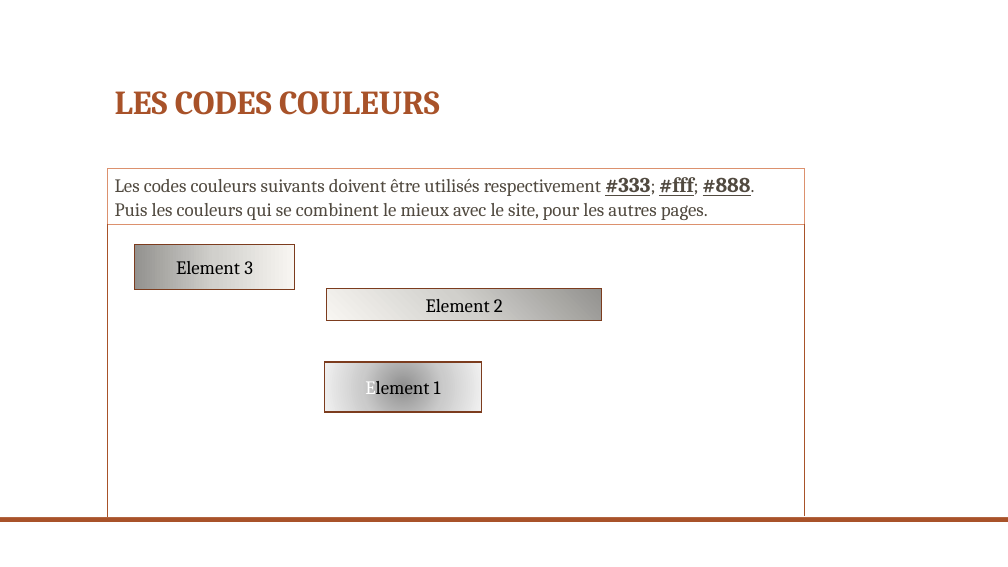
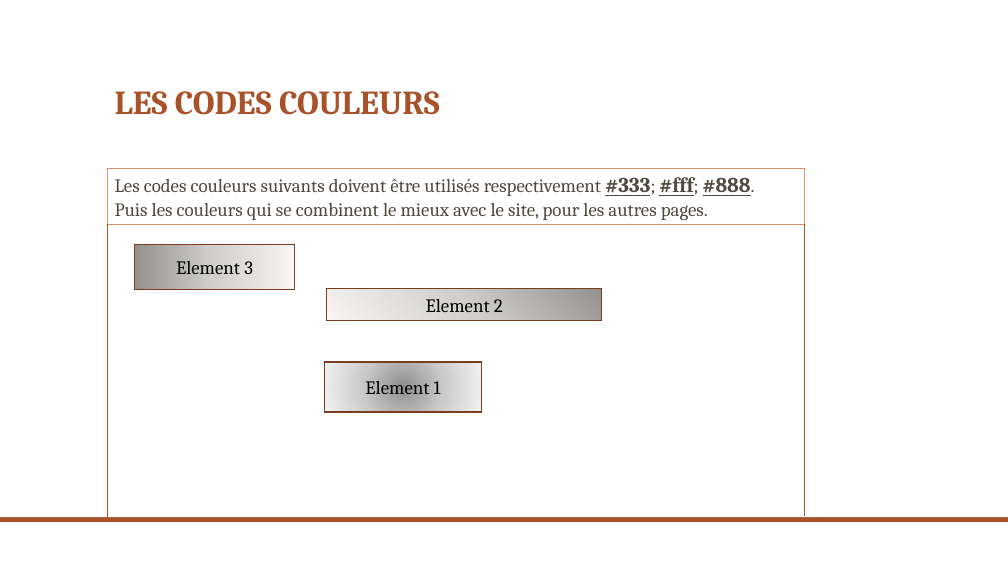
Before and after one commit to PPE020/projet, a slide deck: slide 3 of charte graphique.pptx. Drawn at 1008x567 pixels with LibreOffice and Linux fonts; fonts in the diff are those of the drawing; background and template pictures are left out. Boxes give left, top, right and bottom in pixels: in the first picture for what was removed or moved away, otherwise in the second. Text is boxed around its words. In the diff, an @@ line names an element or a change of style, - is before the commit and + after.

Commit message:
Add files via upload
Version modifié 1.1

```diff
--- a/charte graphique.pptx
+++ b/charte graphique.pptx
@@ rectangle "Element 1" at (x1=325, y1=362, x2=482, y2=412): text colour #FFFFFF to #000000 in "Element" @@
```
